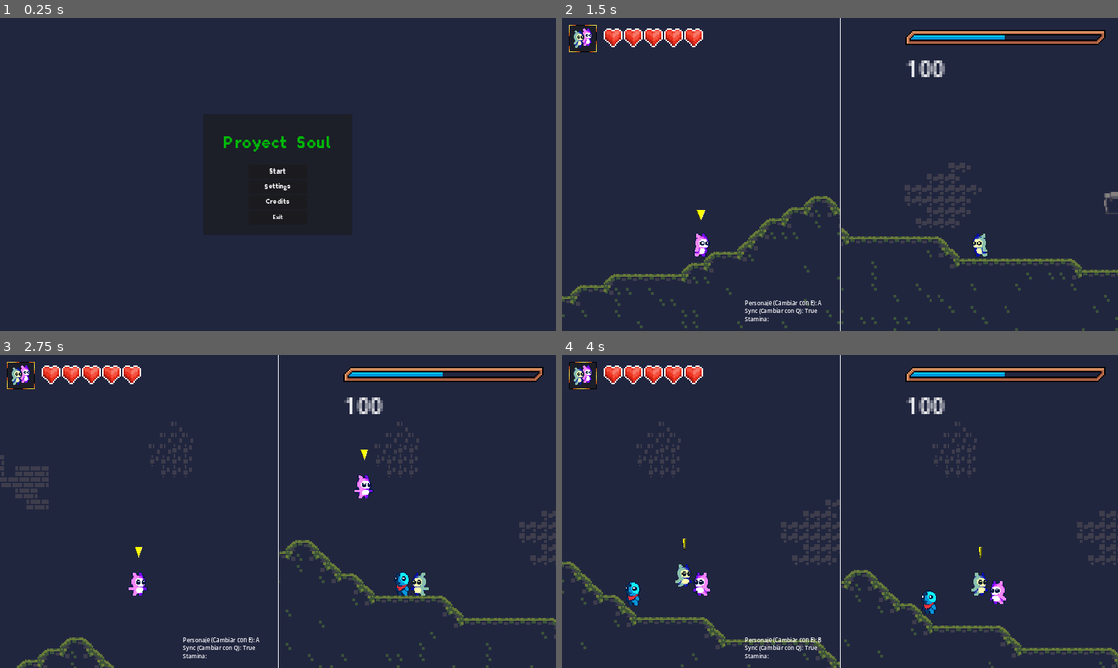
Above: before the commit, frames 1-4 (two rows, left to right).
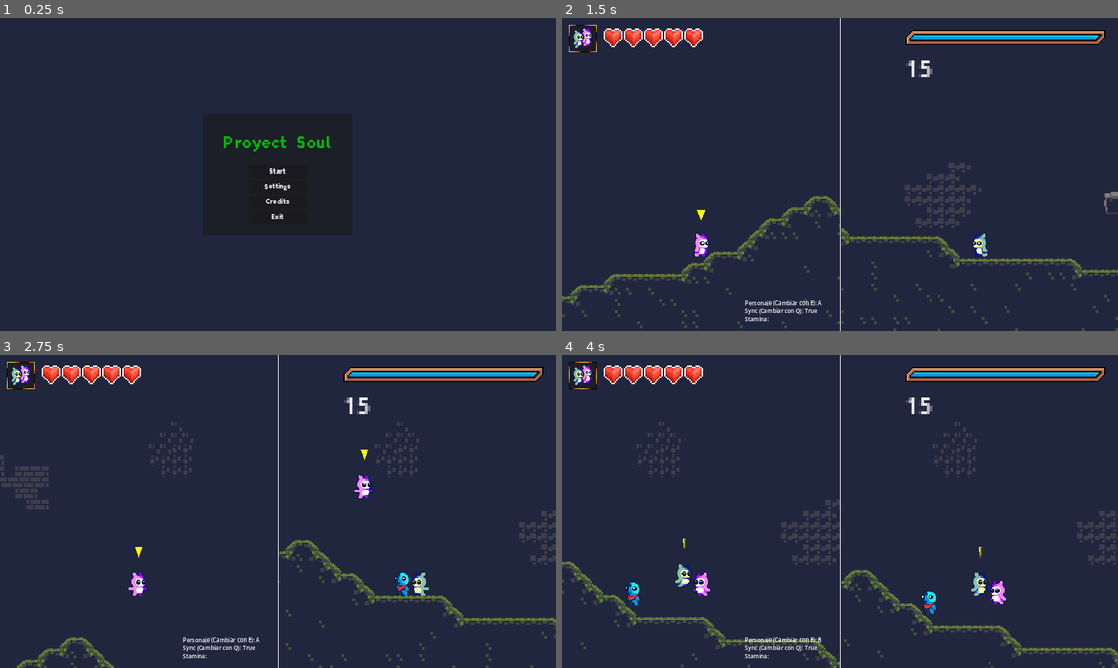
Above: after the commit, the same moments.

Repository: diego5714/ProyectoSoul
Game: Godot game, scene res://UI/MainMenu.tscn
The game is run twice, just before and just after one commit, with the same random seed, the same clock (stepped at 60 frames per second) and the same inputs.
Inputs:
- Up to frame 1 (0.25 s): no input
- Up to frame 2 (1.5 s): click "Start" at 0.5 s; hold D (derecha) from 1.28 s (still down); tap Q (desync) at 1.35 s
- Up to frame 3 (2.75 s): keep holding D (derecha); tap Space (saltar) at 1.52, 2.27 s; tap Q (desync) at 2.1 s
- Up to frame 4 (4 s): release D (derecha) at 2.78 s; hold A (izquierda) 2.78-3.53 s; tap E (select_player) at 2.85 s; tap Q (desync) at 3.05, 3.6 s; hold D (derecha) from 3.53 s (still down); tap Space (saltar) at 3.77 s

The runs differ from the first frame. In frame 1, less than 0.1% of the frame differs, in the area x 48-51%, y 62-65%; in frame 2, 0.4%, in the area x 64-97%, y 5-19%; in frame 3, 0.4%; in frame 4, 0.4%.

Commit message:
version inicial del decrecimiento de stamina

Diff:
--- a/Resources/MarginTheme.tres
+++ b/Resources/MarginTheme.tres
@@ -4,6 +4,7 @@
 
 [resource]
 default_font = ExtResource("1_d0sij")
+Label/font_sizes/font_size = 20
 Label/fonts/font = ExtResource("1_d0sij")
 MarginContainer/constants/margin_bottom = 30
 MarginContainer/constants/margin_left = 30
--- a/Scripts/PlayerController.gd
+++ b/Scripts/PlayerController.gd
@@ -7,19 +7,20 @@
 
 @onready var PlayerA = $PlayerA
 @onready var PlayerB = $PlayerB
+@onready var timer = $Timer
 
 var MaxJump = 2
 var Jump = 0
 var Sync = true #Modo Sync o modo Async
 var Selected_A = true #Que jugador esta seleccionado para controlarlo en modo Async
 var chocando = false
-var tiempo = 0
+@export var Stamina = 15
 
 func ColisionPared(player):
 	return player.get_node("Pivote/RayCast2D").is_colliding()
 
 func _ready():
-	pass
+	Variables.Stamina = Stamina
 
 func _physics_process(delta):
 	var move_input = Input.get_axis("izquierda","derecha")
@@ -30,6 +31,10 @@
 		Sync = not Sync
 		PlayerA.get_node("Label").set_text("Sync: " + str(Sync))
 		PlayerB.get_node("Label").set_text("Sync: " + str(Sync))
+		if Sync:
+			timer.stop()
+		else:
+			timer.start()
 
 	if Input.is_action_just_pressed('select_player'):
 		Selected_A = not Selected_A
@@ -76,12 +81,6 @@
 		PlayerB.move_and_slide()
 
 	else: #Modo desincronizado
-		tiempo += delta
-
-		if tiempo >= 1 and Variables.Stamina >= 0:
-			Variables.Stamina -= 10
-			tiempo = 0
-
 		if Selected_A:
 			PlayerA.parent_input = move_input
 			PlayerB.parent_input = 0
@@ -113,3 +112,12 @@
 		PlayerA.move_and_slide()
 		PlayerB.move_and_slide()
 	pass
+
+
+func _on_timer_timeout():
+		Variables.Stamina -= 1
+
+		if Variables.Stamina < 0:
+			Sync = not Sync
+			timer.stop()
+			Variables.Stamina = Stamina
--- a/Scripts/StaminaBar.gd
+++ b/Scripts/StaminaBar.gd
@@ -1,9 +1,13 @@
 extends TextureProgressBar
 
 @onready var label = $Label
+@onready var timer = $Timer
+@export var MAX: int = 15
 
+func _ready():
+	self.max_value = MAX
+	timer.start()
 
-# Called every frame. 'delta' is the elapsed time since the previous frame.
-func _physics_process(delta):
+func _process(delta):
 	label.set_text(str(Variables.Stamina))
-	pass
+	self.value = Variables.Stamina
--- a/Scripts/variables.gd
+++ b/Scripts/variables.gd
@@ -1,3 +1,3 @@
 extends Node2D
 
-var Stamina = 100
+var Stamina
--- a/UI/MainMenu.tscn
+++ b/UI/MainMenu.tscn
@@ -17,6 +17,8 @@
 anchor_bottom = 1.0
 grow_horizontal = 2
 grow_vertical = 2
+size_flags_horizontal = 4
+size_flags_vertical = 4
 theme = ExtResource("1_fsbot")
 script = ExtResource("2_vo7gc")
 
@@ -37,6 +39,7 @@
 layout_mode = 2
 
 [node name="Title" type="Label" parent="PanelContainer/MarginContainer/VBoxContainer/MarginContainer"]
+texture_filter = 1
 layout_mode = 2
 theme = ExtResource("1_fsbot")
 theme_type_variation = &"HeaderLarge"
--- a/scenes/Nivel1.tscn
+++ b/scenes/Nivel1.tscn
@@ -40,3 +40,8 @@
 position = Vector2(1400, 400)
 scale = Vector2(1.3, 1.3)
 metadata/_edit_group_ = true
+
+[node name="Timer" type="Timer" parent="CharacterController"]
+process_callback = 0
+
+[connection signal="timeout" from="CharacterController/Timer" to="CharacterController" method="_on_timer_timeout"]
--- a/scenes/hud.tscn
+++ b/scenes/hud.tscn
@@ -157,7 +157,8 @@
 offset_bottom = 45.0
 grow_horizontal = 0
 scale = Vector2(4, 4)
-value = 50.0
+max_value = 15.0
+value = 15.0
 texture_under = ExtResource("5_bkyx2")
 texture_progress = ExtResource("7_1qfgv")
 texture_progress_offset = Vector2(3, 3)
@@ -169,3 +170,6 @@
 offset_right = 63.0
 offset_bottom = 42.0
 text = "PRUEBA"
+
+[node name="Timer" type="Timer" parent="StaminaBar"]
+process_callback = 0
